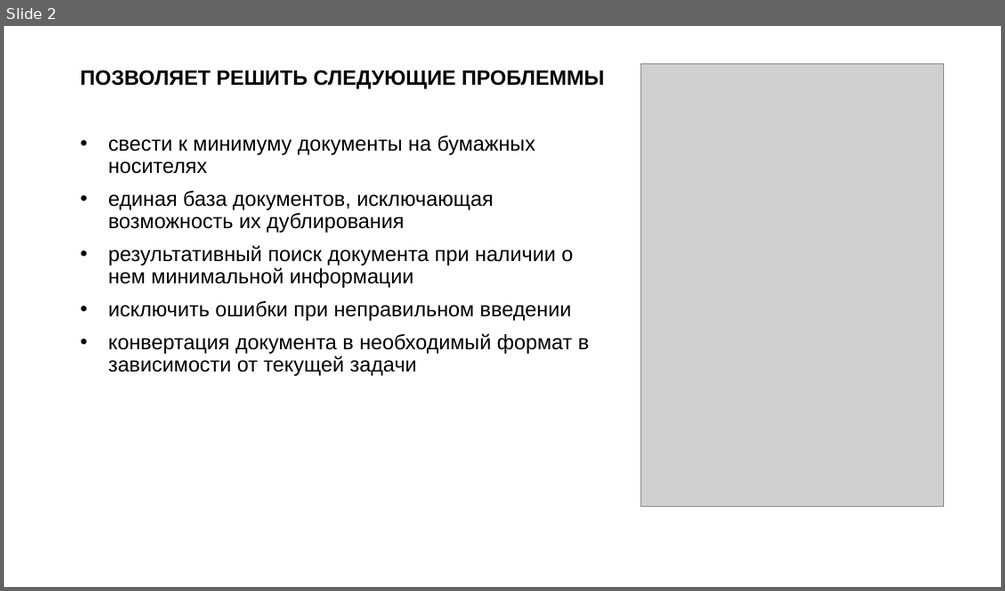
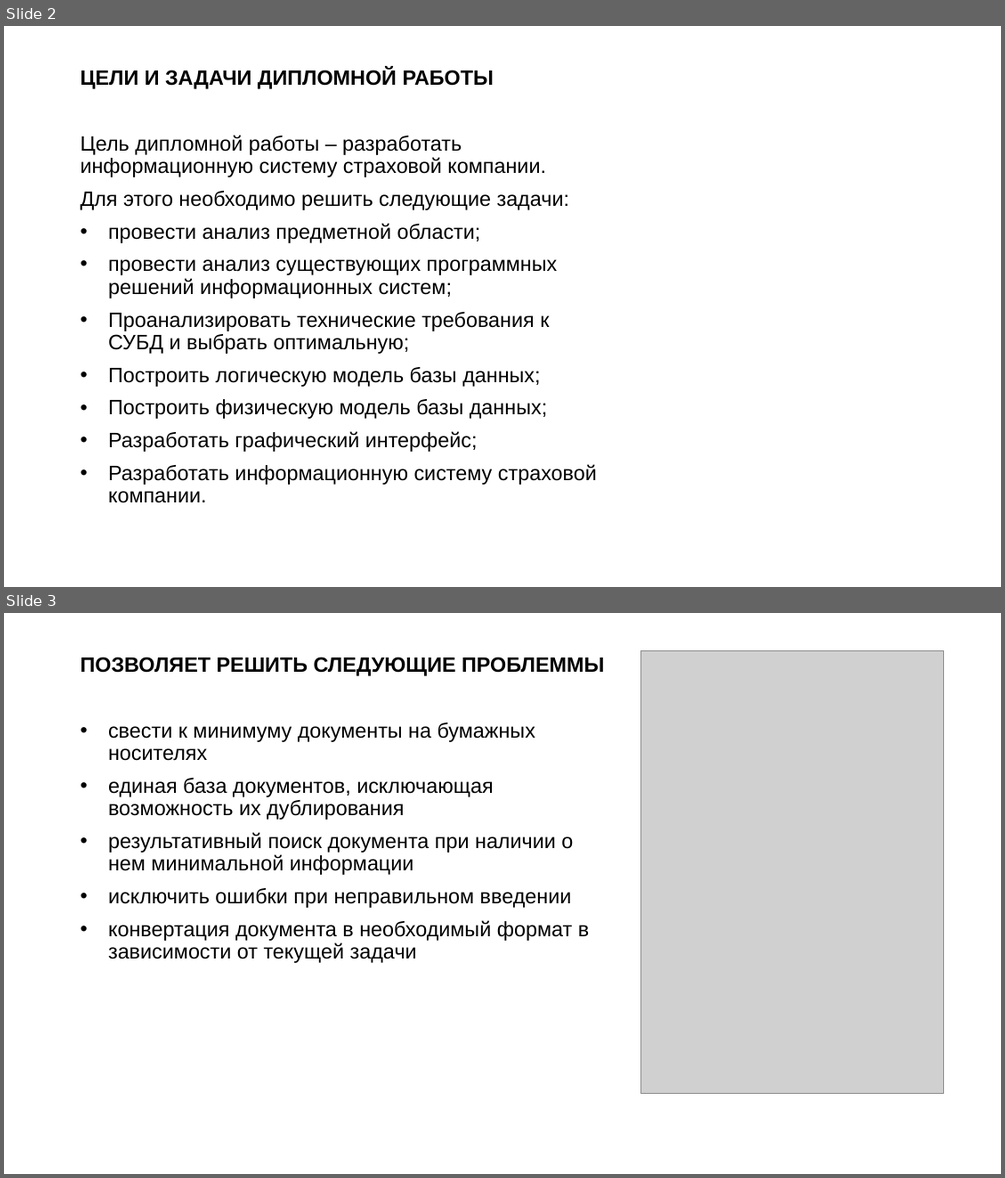
Before and after one commit to Dmitry-Vasilyev/magistr, a slide deck: doc/презентация/Васильев - презентация.pptx. Shown one above the other, each under a label of ours: slide 2 before the commit, slides 2 and 3 after it. The pictures are 1005x591 and 1005x1178 pixels, drawn with LibreOffice and Linux fonts; fonts in the diff are those of the drawing; grey boxes stand for pictures. Boxes give left, top, right and bottom in pixels: in the first picture for what was removed or moved away, otherwise in the second. Text is boxed around its words. In the diff, an @@ line names an element or a change of style, - is before the commit and + after.

```diff
--- a/doc/презентация/Васильев - презентация.pptx
+++ b/doc/презентация/Васильев - презентация.pptx
@@ slide 2 added at bbox=[4, 26, 1001, 587], background #FFFFFF @@
@@ text added at bbox=[81, 68, 597, 503], 20 pt, text #000000 @@
+ЦЕЛИ И ЗАДАЧИ ДИПЛОМНОЙ РАБОТЫ
+Цель дипломной работы – разработать информационную систему страховой компании.
+Для этого необходимо решить следующие задачи:
+• провести анализ предметной области;
+• провести анализ существующих программных решений информационных систем;
+• Проанализировать технические требования к СУБД и выбрать оптимальную;
+• Построить логическую модель базы данных;
+• Построить физическую модель базы данных;
+• Разработать графический интерфейс;
+• Разработать информационную систему страховой компании.
@@ what was slide 2 is now slide 3 @@
```
Also in this commit, not shown: 1 slide changed, 3 other files.
